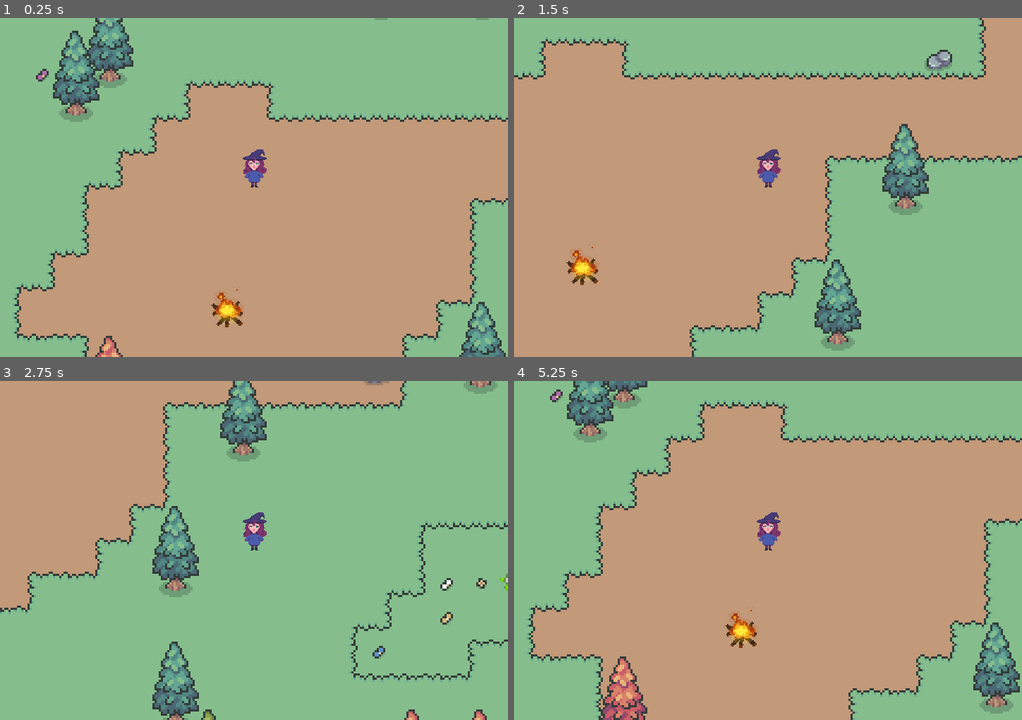
Above: before the commit, frames 1-4 (two rows, left to right).
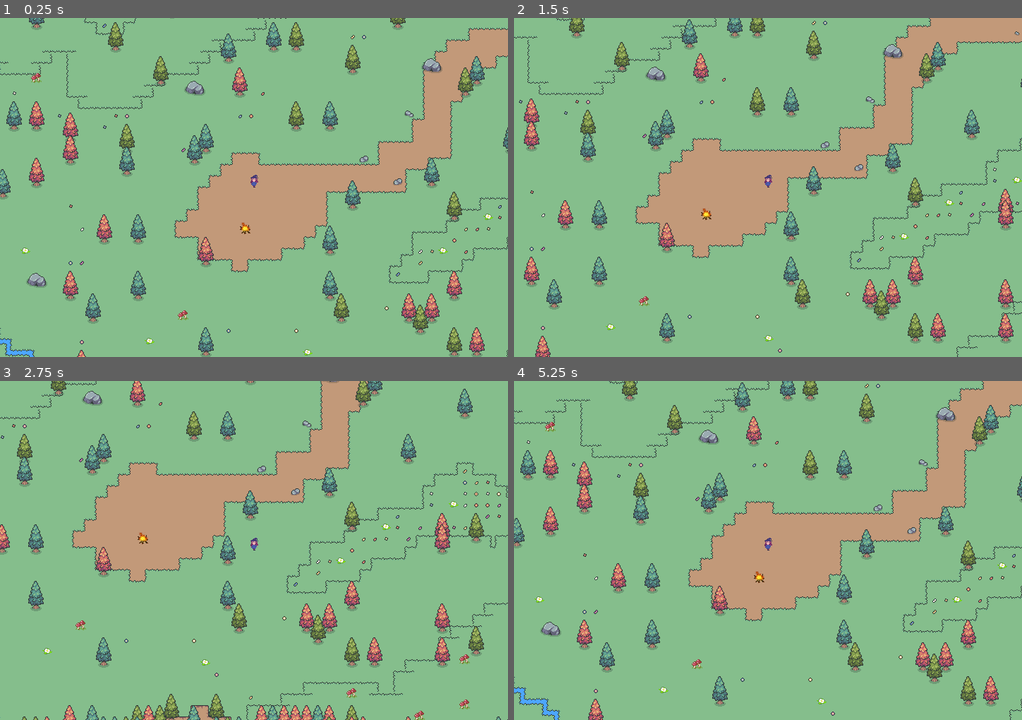
Above: after the commit, the same moments.

Repository: Sopheruss/ForestOfWonders_KikisAdventure
Game: Godot game, scene res://main.tscn
The game is run twice, just before and just after one commit, with the same random seed, the same clock (stepped at 60 frames per second) and the same inputs.
Inputs:
- Up to frame 1 (0.25 s): no input
- Up to frame 2 (1.5 s): tap Enter at 0.5 s; hold D (right) 0.53-1.28 s; hold E (interact) 0.53-1.28 s; hold S (down) from 1.28 s (still down); tap E (interact) at 1.35 s
- Up to frame 3 (2.75 s): release S (down) at 2.03 s; hold D (right) from 2.03 s (still down); hold E (interact) from 2.03 s (still down)
- Up to frame 4 (5.25 s): release D (right) at 2.78 s; release E (interact) at 2.78 s; hold W (up) 2.78-3.53 s; tap E (interact) at 2.85, 4.35 s; hold E (interact) 3.53-4.28 s; hold A (left) 3.53-5.03 s; hold S (down) from 5.03 s (still down); hold E (interact) from 5.03 s (still down)

The runs differ from the first frame. In frame 1, 57% of the frame differs, in the area x 0-100%, y 0-100%; in frame 2, 59%; in frame 3, 37%; in frame 4, 62%.

Commit message:
change scale (project settings)
change scale of project in order to be compatible

Diff:
--- a/project.godot
+++ b/project.godot
@@ -25,7 +25,6 @@
 window/size/viewport_width=720
 window/size/viewport_height=480
 window/stretch/mode="canvas_items"
-window/stretch/scale=3.0
 
 [dotnet]
 
